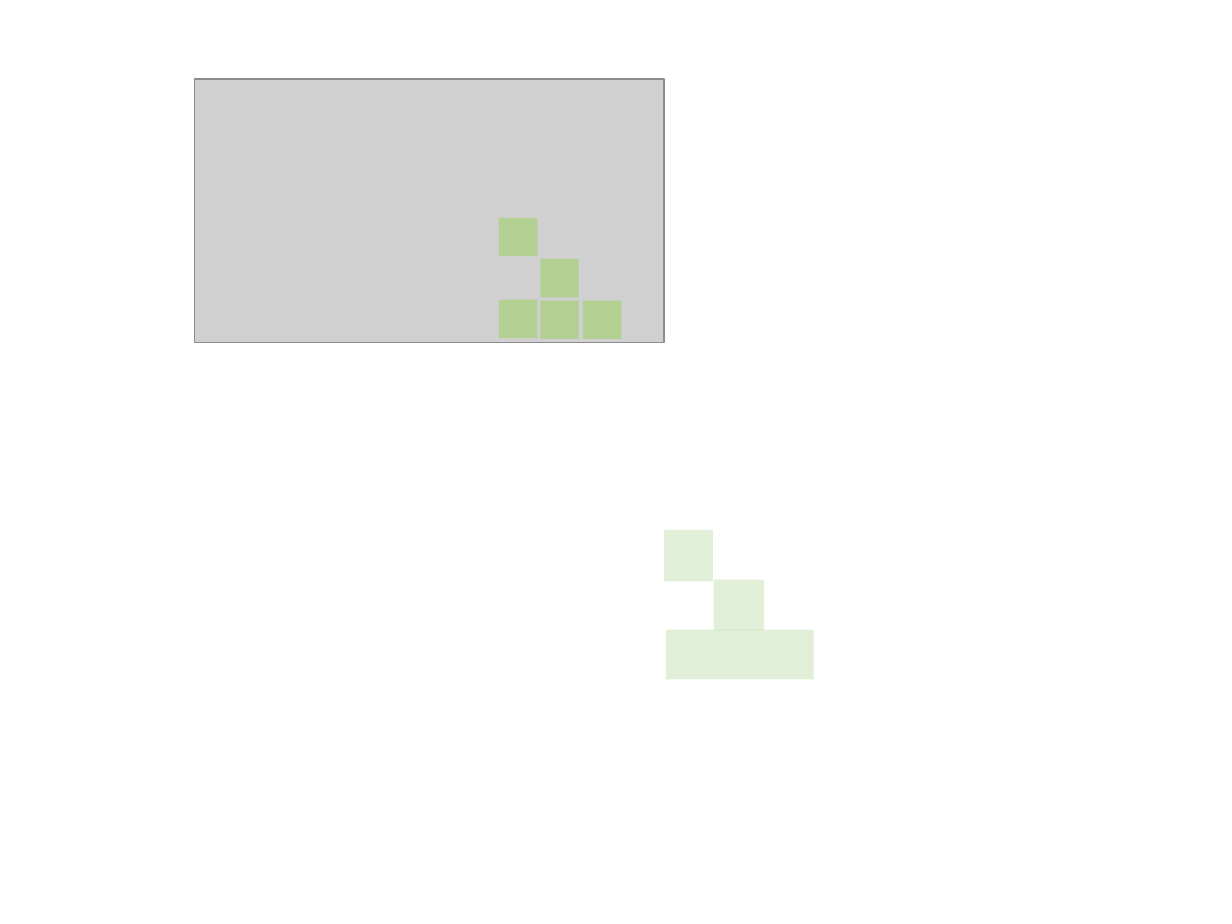
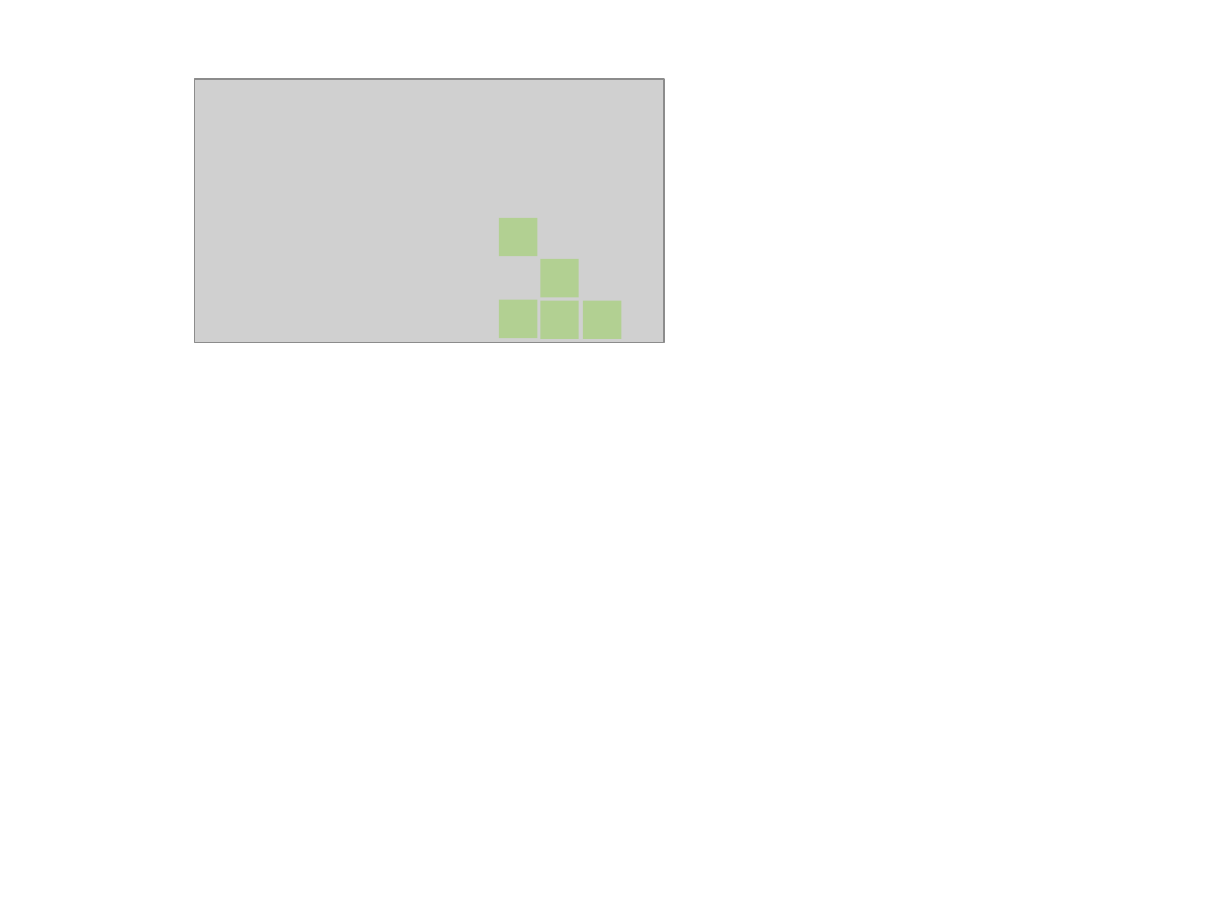
Before and after one commit to dsmsuite/dsmsuite.github.io, a slide deck: slide 15 of assets/img/Images.pptx. Drawn at 1232x924 pixels with LibreOffice and Linux fonts; fonts in the diff are those of the drawing; grey boxes stand for pictures. Boxes give left, top, right and bottom in pixels: in the first picture for what was removed or moved away, otherwise in the second. Text is boxed around its words. In the diff, an @@ line names an element or a change of style, - is before the commit and + after.

```diff
--- a/assets/img/Images.pptx
+++ b/assets/img/Images.pptx
@@ rectangle removed at (x1=664, y1=530, x2=713, y2=582) @@
@@ rectangle removed at (x1=713, y1=579, x2=764, y2=630) @@
@@ rectangle removed at (x1=667, y1=630, x2=814, y2=679) @@
```
Also in this commit, not shown: 1 slide added.
